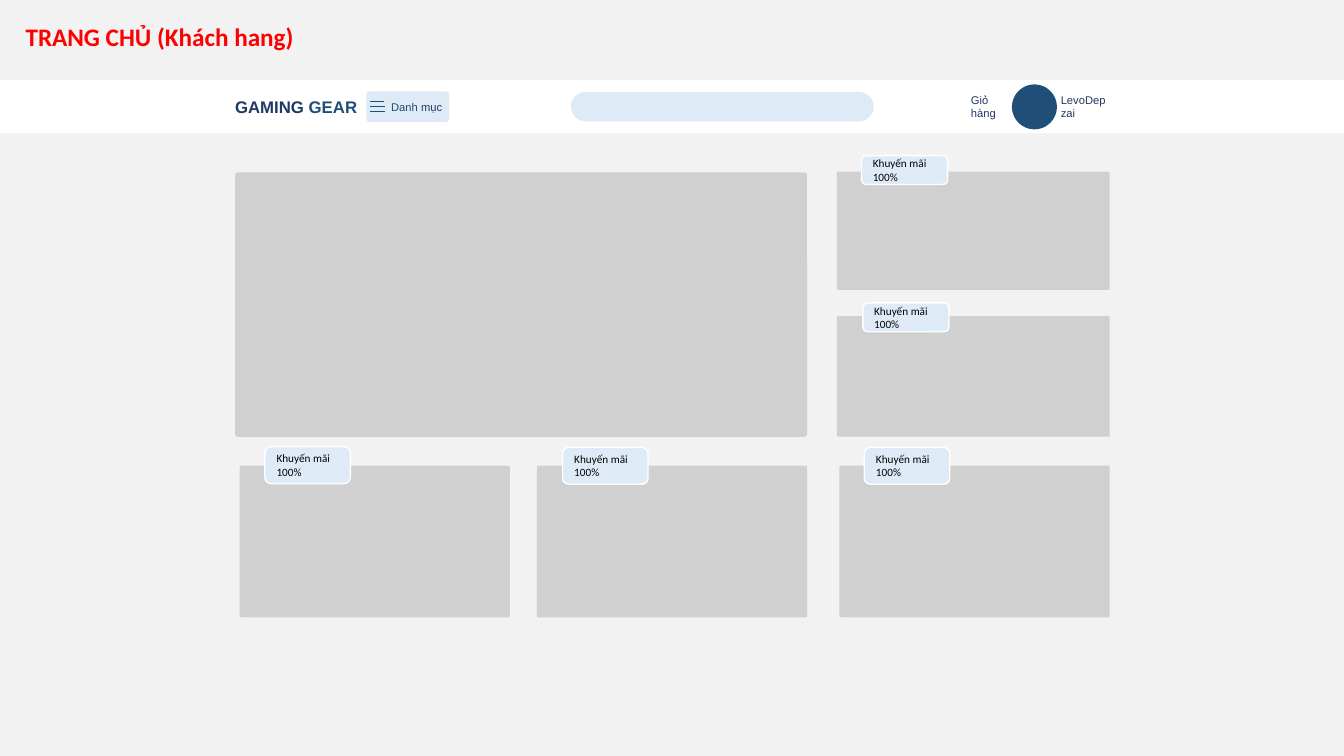
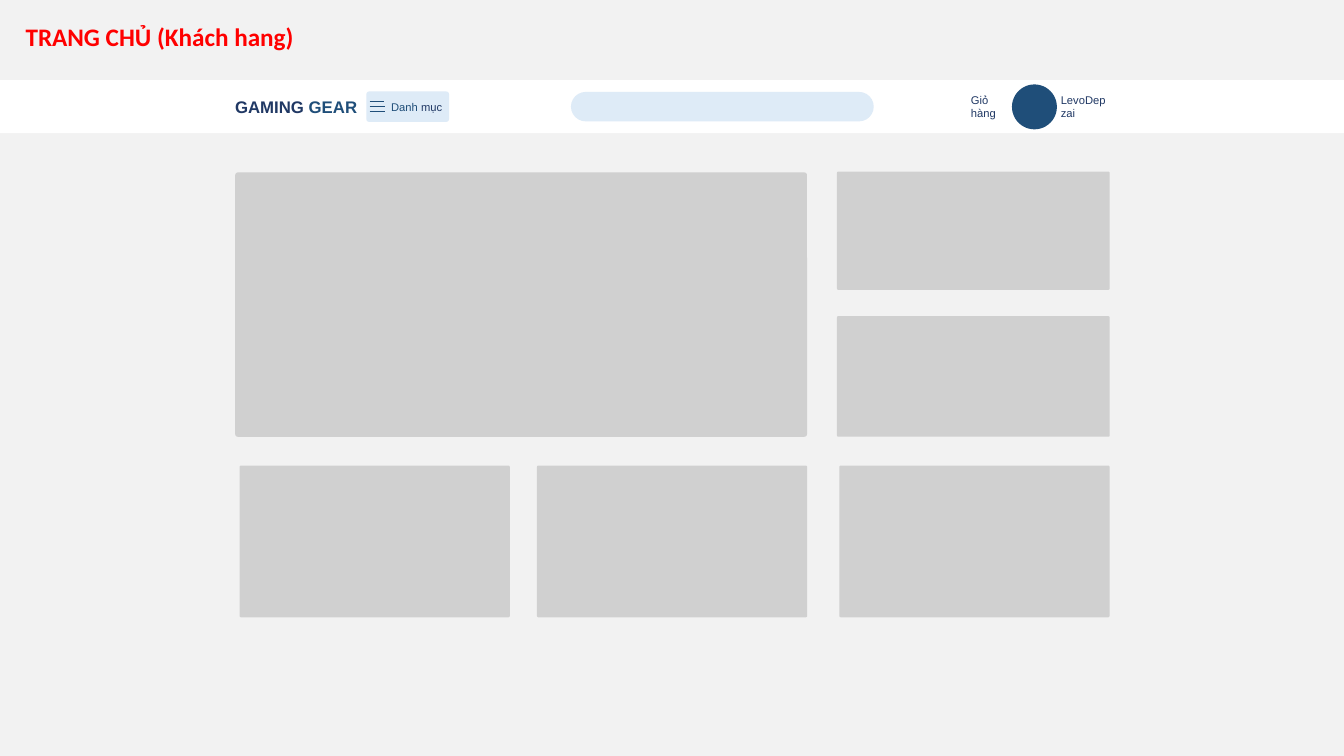
Before and after one commit to Tp2k4/ShopApp, a slide deck: slide 17 of gaming_gear_design.pptx. Drawn at 1344x756 pixels with LibreOffice and Linux fonts; fonts in the diff are those of the drawing; grey boxes stand for pictures; background and template pictures are left out. Boxes give left, top, right and bottom in pixels: in the first picture for what was removed or moved away, otherwise in the second. Text is boxed around its words. In the diff, an @@ line names an element or a change of style, - is before the commit and + after.

```diff
--- a/gaming_gear_design.pptx
+++ b/gaming_gear_design.pptx
@@ rounded rectangle removed at (862, 155, 948, 185) @@
-Khuyến mãi 100%
@@ rounded rectangle removed at (863, 302, 949, 332) @@
-Khuyến mãi 100%
@@ rounded rectangle removed at (265, 447, 351, 484) @@
-Khuyến mãi 100%
@@ rounded rectangle removed at (563, 448, 648, 485) @@
-Khuyến mãi 100%
@@ rounded rectangle removed at (864, 448, 950, 485) @@
-Khuyến mãi 100%
```
Also in this commit, not shown: 16 other files.
